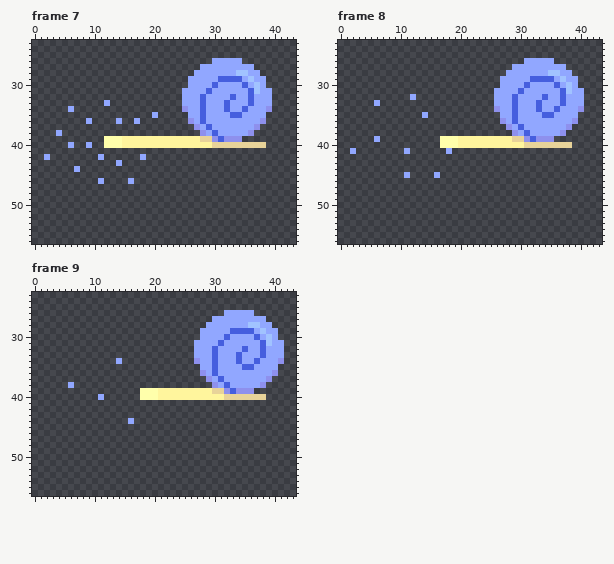
Two states of a pixel-art file, The Fallen Guardian/Assets/Art/Characters/Enemies/Snail/Attack/Snail_Attack_Left.aseprite. The picture above is the old version.
64x64 pixels, 12 frames. Shown: frame 7: x 0..43, y 23..56; frame 8: x 0..43, y 23..56; frame 9: x 0..43, y 23..56.
Now the later version:
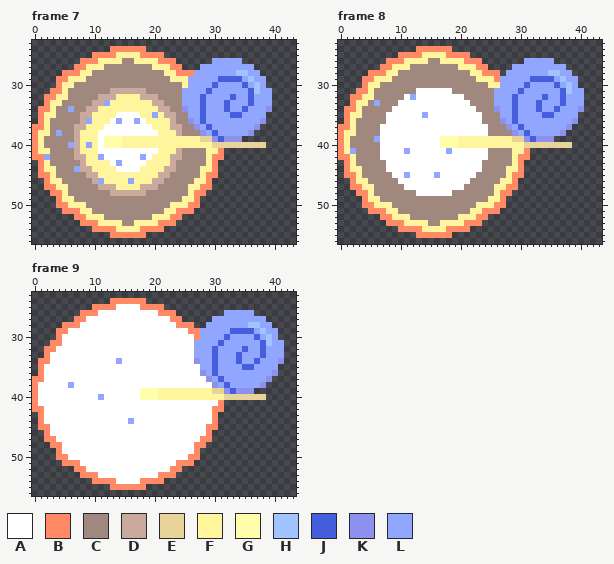
Palette (. is transparent): A #ffffff  B #ff8a65  C #a1887f  D #cbaa9e  E #e8d399  F #fff59d  G #ffffab  H #a1c3ff  J #455ede  K #8e90ed  L #91a7ff
Edits made:
layer "HitBox" added
Frame 7, layer "HitBox":
y 24: x 13..18 ...... -> BBBBBB
y 25: x 10..21 ............ -> BBBBFFFFBBBB
y 26: x 8..23 ................ -> BBBFFFFCCFFFFBBB
y 27: x 7..24 .................. -> BBFFFCCCCCCCCFFFBB
y 28: x 5..26 ...................... -> BBBFFCCCCCCCCCCCCFFBBB
y 29: x 4..25 ...................... -> BBFFFCCCCCCCCCCCCCCFFF
y 30: x 4..25 ...................... -> BFFCCCCCCCCCCCCCCCCCCF
y 31: x 3..24 ...................... -> BBFCCCCCCCDDDDDDCCCCCC
y 32: x 2..24 ....................... -> BBFFCCCCCDDDFFFFDDDCCCC
y 33: x 2..11 .......... -> BFFCCCCCDD; x 13..24 ............ -> FFFFFFFDDCCC
y 34: x 1..5 ..... -> BBFCC; x 7..24 .................. -> CCDDFFFFFFFFFFDDCC
y 35: x 1..19 ................... -> BFFCCCCDDFFFFAAAAFF; x 21..25 ..... -> FDDCC
y 36: x 1..8 ........ -> BFCCCCCD; x 10..13 .... -> FFFA; x 15..16 .. -> AA; x 18..25 ........ -> AFFFFDCC
y 37: x 0..26 ........................... -> BBFCCCCDDFFFAAAAAAAAFFFDDCC
y 38: x 0..3 .... -> BFFC; x 5..27 ....................... -> CCDFFFAAAAAAAAAAFFFDCCC
y 39: x 0..11 ............ -> BFCCCCCDFFFA
y 40: x 0..5 ...... -> BFCCCC; x 7..8 .. -> DF; x 10..11 .. -> FA
y 41: x 0..31 ................................ -> BFFCCCCDFFFAAAAAAAAAAFFFDCCCCFFB
y 42: x 0..1 .. -> BB; x 3..10 ........ -> CCCCDDFF; x 12..17 ...... -> AAAAAA; x 19..31 ............. -> AFFFDDCCCCFBB
y 43: x 1..13 ............. -> BFCCCCCDFFFFA; x 15..30 ................ -> AAAAFFFFDCCCCCFB
y 44: x 1..6 ...... -> BFFCCC; x 8..30 ....................... -> DDFFFFAAAAFFFFDDCCCCFFB
y 45: x 1..30 .............................. -> BBFCCCCCDDFFFFFFFFFFDDCCCCCFBB
y 46: x 2..10 ......... -> BFFCCCCCD; x 12..15 .... -> FFFF; x 17..29 ............. -> FFFDDCCCCCFFB
y 47: x 2..29 ............................ -> BBFFCCCCCDDDFFFFDDDCCCCCFFBB
y 48: x 3..28 .......................... -> BBFCCCCCCCDDDDDDCCCCCCCFBB
y 49: x 4..27 ........................ -> BFFCCCCCCCCCCCCCCCCCCFFB
y 50: x 4..27 ........................ -> BBFFFCCCCCCCCCCCCCCFFFBB
y 51: x 5..26 ...................... -> BBBFFCCCCCCCCCCCCFFBBB
y 52: x 7..24 .................. -> BBFFFCCCCCCCCFFFBB
y 53: x 8..23 ................ -> BBBFFFFCCFFFFBBB
y 54: x 10..21 ............ -> BBBBFFFFBBBB
y 55: x 13..18 ...... -> BBBBBB
Frame 8, layer "HitBox":
y 24: x 13..18 ...... -> BBBBBB
y 25: x 10..21 ............ -> BBBBFFFFBBBB
y 26: x 8..23 ................ -> BBBFFFFCCFFFFBBB
y 27: x 7..24 .................. -> BBFFFCCCCCCCCFFFBB
y 28: x 5..26 ...................... -> BBBFFCCCCCCCCCCCCFFBBB
y 29: x 4..26 ....................... -> BBFFFCCCCCCCCCCCCCCFFFB
y 30: x 4..26 ....................... -> BFFCCCCCCCCCCCCCCCCCCFF
y 31: x 3..25 ....................... -> BBFCCCCCCCAAAAAACCCCCCC
y 32: x 2..11 .......... -> BBFFCCCCCA; x 13..25 ............. -> AAAAAAAACCCCC
y 33: x 2..5 .... -> BFFC; x 7..25 ................... -> CCCAAAAAAAAAAAACCCC
y 34: x 1..25 ......................... -> BBFCCCCCAAAAAAAAAAAAAACCC
y 35: x 1..13 ............. -> BFFCCCCAAAAAA; x 15..26 ............ -> AAAAAAAAACCC
y 36: x 1..26 .......................... -> BFCCCCCAAAAAAAAAAAAAAAACCC
y 37: x 0..27 ............................ -> BBFCCCCAAAAAAAAAAAAAAAAAACCC
y 38: x 0..28 ............................. -> BFFCCCCAAAAAAAAAAAAAAAAAACCCC
y 39: x 0..5 ...... -> BFCCCC; x 7..16 .......... -> AAAAAAAAAA
y 40: x 0..16 ................. -> BFCCCCCAAAAAAAAAA
y 41: x 0..1 .. -> BF; x 3..10 ........ -> CCCCAAAA; x 12..17 ...... -> AAAAAA; x 19..31 ............. -> AAAAAACCCCFFB
y 42: x 0..31 ................................ -> BBFCCCCAAAAAAAAAAAAAAAAAACCCCFBB
y 43: x 1..30 .............................. -> BFCCCCCAAAAAAAAAAAAAAAACCCCCFB
y 44: x 1..30 .............................. -> BFFCCCCAAAAAAAAAAAAAAAACCCCFFB
y 45: x 1..10 .......... -> BBFCCCCCAA; x 12..15 .... -> AAAA; x 17..30 .............. -> AAAAAACCCCCFBB
y 46: x 2..29 ............................ -> BFFCCCCCAAAAAAAAAAAACCCCCFFB
y 47: x 2..29 ............................ -> BBFFCCCCCAAAAAAAAAACCCCCFFBB
y 48: x 3..28 .......................... -> BBFCCCCCCCAAAAAACCCCCCCFBB
y 49: x 4..27 ........................ -> BFFCCCCCCCCCCCCCCCCCCFFB
y 50: x 4..27 ........................ -> BBFFFCCCCCCCCCCCCCCFFFBB
y 51: x 5..26 ...................... -> BBBFFCCCCCCCCCCCCFFBBB
y 52: x 7..24 .................. -> BBFFFCCCCCCCCFFFBB
y 53: x 8..23 ................ -> BBBFFFFCCFFFFBBB
y 54: x 10..21 ............ -> BBBBFFFFBBBB
y 55: x 13..18 ...... -> BBBBBB
Frame 9, layer "HitBox":
y 24: x 13..18 ...... -> BBBBBB
y 25: x 10..21 ............ -> BBBBAAAABBBB
y 26: x 8..23 ................ -> BBBAAAAAAAAAABBB
y 27: x 7..24 .................. -> BBAAAAAAAAAAAAAABB
y 28: x 5..26 ...................... -> BBBAAAAAAAAAAAAAAAABBB
y 29: x 4..27 ........................ -> BBAAAAAAAAAAAAAAAAAAAABB
y 30: x 4..27 ........................ -> BAAAAAAAAAAAAAAAAAAAAAAB
y 31: x 3..26 ........................ -> BBAAAAAAAAAAAAAAAAAAAAAA
y 32: x 2..26 ......................... -> BBAAAAAAAAAAAAAAAAAAAAAAA
y 33: x 2..26 ......................... -> BAAAAAAAAAAAAAAAAAAAAAAAA
y 34: x 1..13 ............. -> BBAAAAAAAAAAA; x 15..26 ............ -> AAAAAAAAAAAA
y 35..36: x 1..27 ........................... -> BAAAAAAAAAAAAAAAAAAAAAAAAAA
y 37: x 0..28 ............................. -> BBAAAAAAAAAAAAAAAAAAAAAAAAAAA
y 38: x 0..5 ...... -> BAAAAA; x 7..29 ....................... -> AAAAAAAAAAAAAAAAAAAAAAA
y 39: x 0..17 .................. -> BAAAAAAAAAAAAAAAAA
y 40: x 0..10 ........... -> BAAAAAAAAAA; x 12..17 ...... -> AAAAAA
y 41: x 0..31 ................................ -> BAAAAAAAAAAAAAAAAAAAAAAAAAAAAAAB
y 42: x 0..31 ................................ -> BBAAAAAAAAAAAAAAAAAAAAAAAAAAAABB
y 43: x 1..30 .............................. -> BAAAAAAAAAAAAAAAAAAAAAAAAAAAAB
y 44: x 1..15 ............... -> BAAAAAAAAAAAAAA; x 17..30 .............. -> AAAAAAAAAAAAAB
y 45: x 1..30 .............................. -> BBAAAAAAAAAAAAAAAAAAAAAAAAAABB
y 46: x 2..29 ............................ -> BAAAAAAAAAAAAAAAAAAAAAAAAAAB
y 47: x 2..29 ............................ -> BBAAAAAAAAAAAAAAAAAAAAAAAABB
y 48: x 3..28 .......................... -> BBAAAAAAAAAAAAAAAAAAAAAABB
y 49: x 4..27 ........................ -> BAAAAAAAAAAAAAAAAAAAAAAB
y 50: x 4..27 ........................ -> BBAAAAAAAAAAAAAAAAAAAABB
y 51: x 5..26 ...................... -> BBBAAAAAAAAAAAAAAAABBB
y 52: x 7..24 .................. -> BBAAAAAAAAAAAAAABB
y 53: x 8..23 ................ -> BBBAAAAAAAAAABBB
y 54: x 10..21 ............ -> BBBBAAAABBBB
y 55: x 13..18 ...... -> BBBBBB
